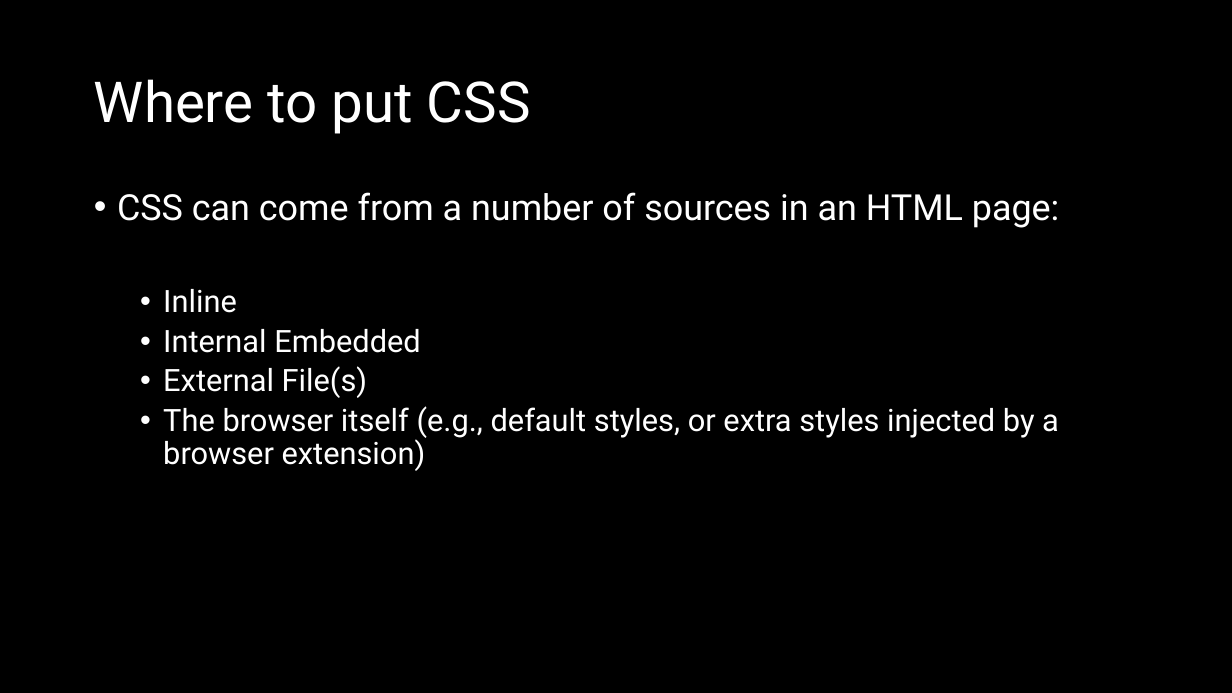
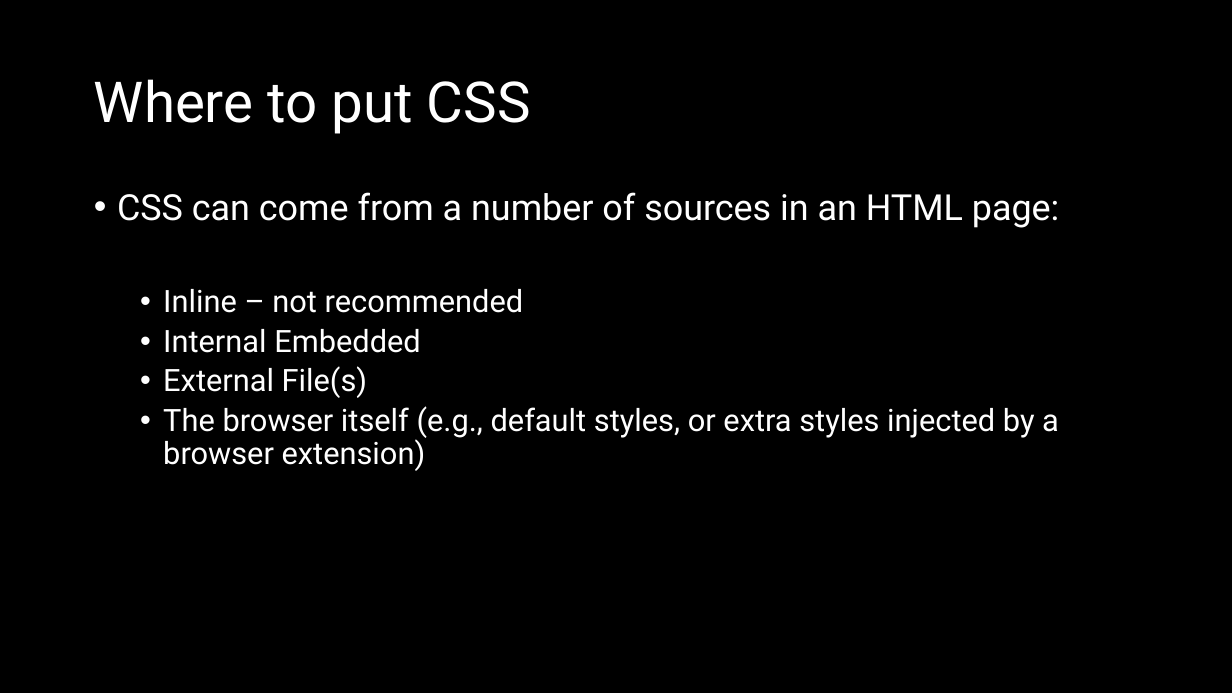
Before and after one commit to natiquekeyin/fall2024, a slide deck: slide 6 of FrontEnd/Week3/Week3.pptx. Drawn at 1232x693 pixels with LibreOffice and Linux fonts; fonts in the diff are those of the drawing. Boxes give left, top, right and bottom in pixels: in the first picture for what was removed or moved away, otherwise in the second. Text is boxed around its words. In the diff, an @@ line names an element or a change of style, - is before the commit and + after.

```diff
--- a/FrontEnd/Week3/Week3.pptx
+++ b/FrontEnd/Week3/Week3.pptx
@@ text at box(163, 289, 524, 313): text changed @@
-  • Inline
+  • Inline – not recommended
```
Also in this commit, not shown: 2 other slides changed, 3 other files.
